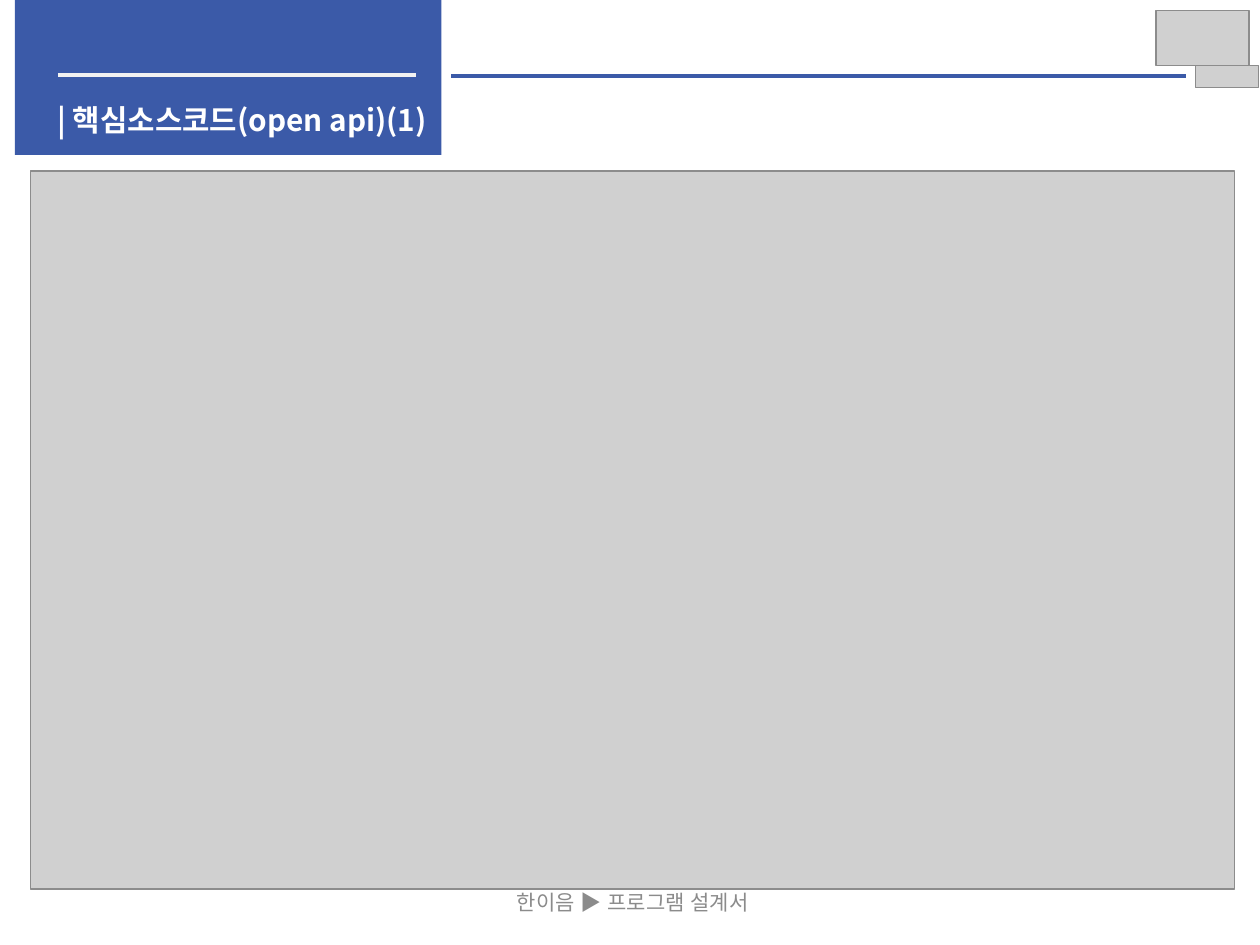
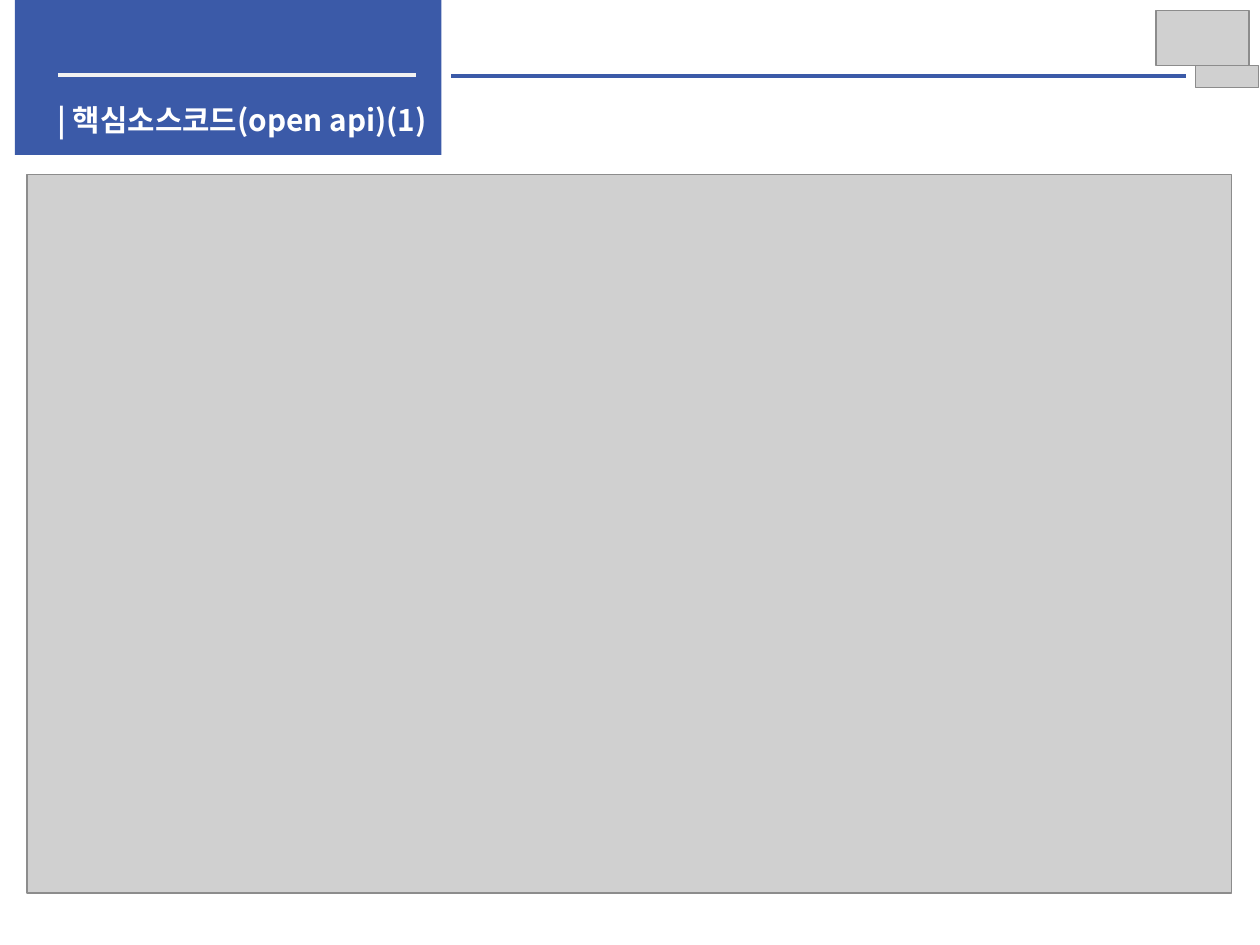
Before and after one commit to woojin1027/THE-FACO, a slide deck: slide 20 of 중간보고서/중간보고서.pptx. Drawn at 1260x945 pixels with LibreOffice and Linux fonts; fonts in the diff are those of the drawing; grey boxes stand for pictures. Boxes give left, top, right and bottom in pixels: in the first picture for what was removed or moved away, otherwise in the second. Text is boxed around its words. In the diff, an @@ line names an element or a change of style, - is before the commit and + after.

```diff
--- a/중간보고서/중간보고서.pptx
+++ b/중간보고서/중간보고서.pptx
@@ picture moved from (x1=30, y1=171, x2=1235, y2=890) to (x1=28, y1=175, x2=1232, y2=893) @@
@@ rectangle removed at (x1=30, y1=203, x2=1235, y2=859) @@
@@ text removed at (x1=517, y1=889, x2=749, y2=912) @@
-한이음 ▶ 프로그램 설계서
```
Also in this commit, not shown: 9 other slides changed, 1 slide added, 5 other files.
